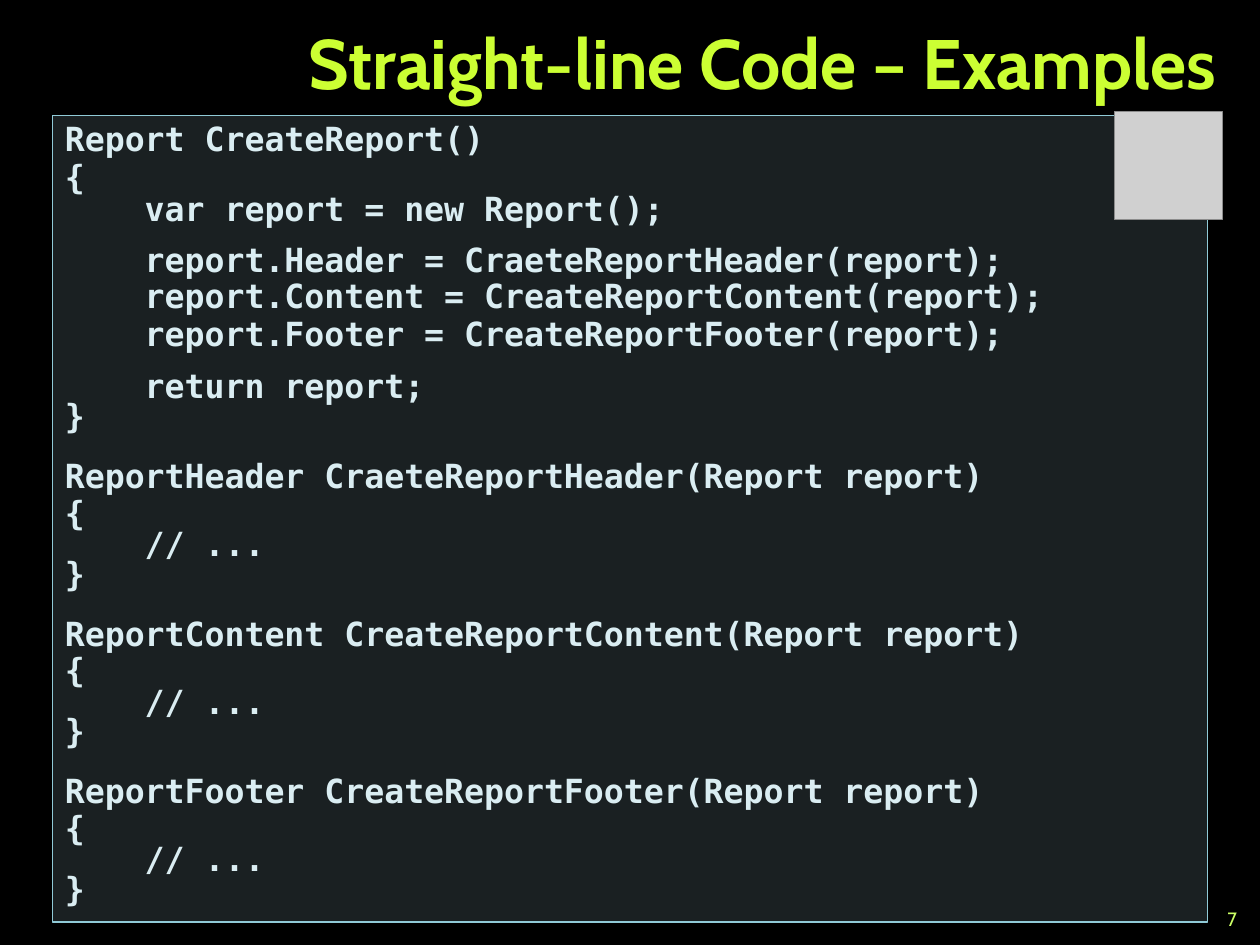
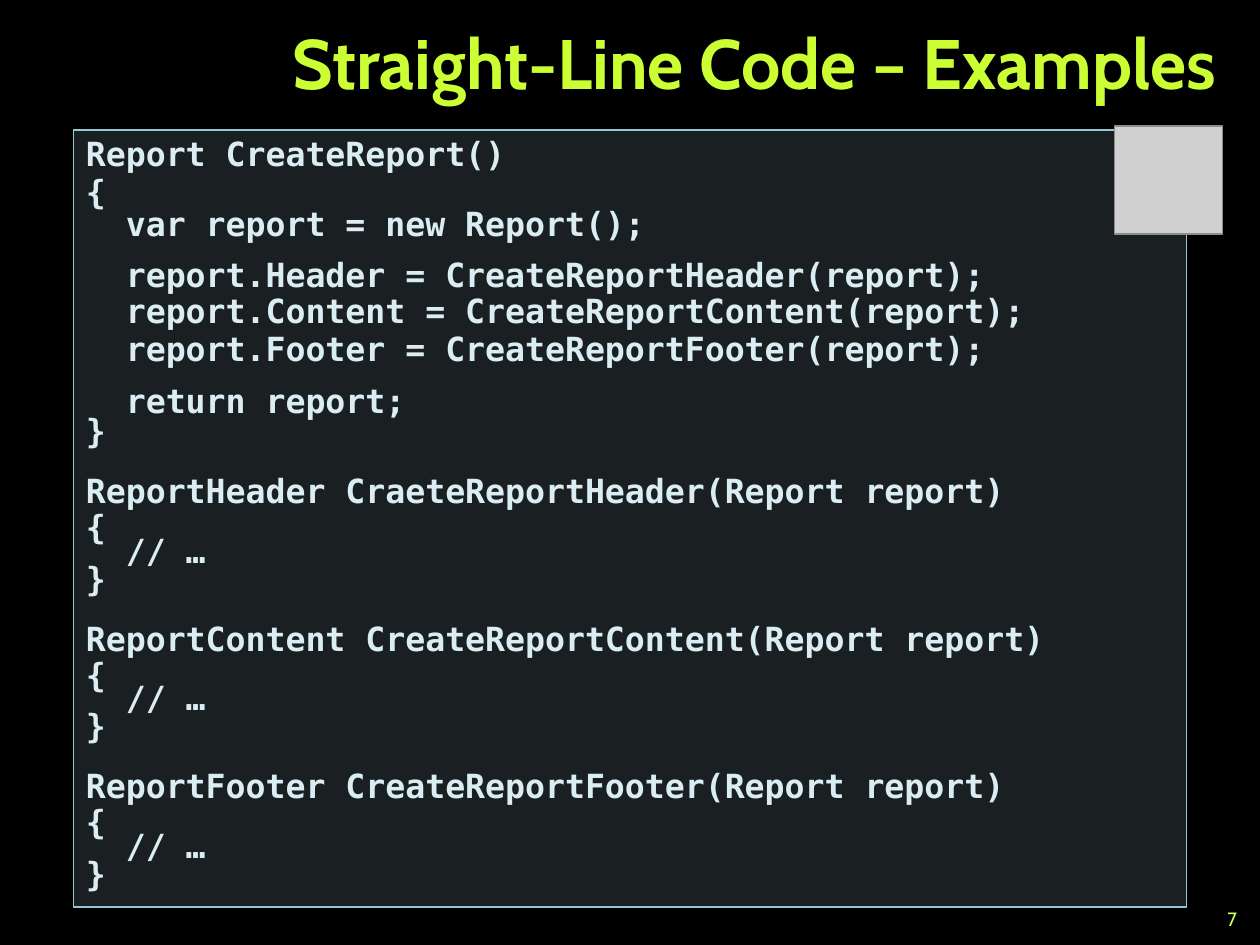
Before and after one commit to NikolayGenov/TelerikAcademy, a slide deck: slide 7 of KPK/Lectures/6. Using Control Structures, Conditional Statements and Loops.pptx. Drawn at 1260x945 pixels with LibreOffice and Linux fonts; fonts in the diff are those of the drawing; grey boxes stand for pictures; background and template pictures are left out. Boxes give left, top, right and bottom in pixels: in the first picture for what was removed or moved away, otherwise in the second. Text is boxed around its words. In the diff, an @@ line names an element or a change of style, - is before the commit and + after.

```diff
--- a/KPK/Lectures/6. Using Control Structures, Conditional Statements and Loops.pptx
+++ b/KPK/Lectures/6. Using Control Structures, Conditional Statements and Loops.pptx
@@ title at (292, 36, 1216, 105): text changed @@
-Straight-line Code – Examples
+Straight-Line Code – Examples
@@ text in rectangle at (73, 130, 1186, 907): text changed @@
-// ...
+// …
@@ text in rectangle at (73, 130, 1186, 907): text changed @@
-// ...
+// …
@@ text in rectangle at (73, 130, 1186, 907): text changed @@
-// ...
+// …
@@ rectangle "Report CreateReport()": place and size @@
-rectangle "Report CreateReport()" at (53, 116, 1208, 922)
+rectangle "Report CreateReport()" at (73, 130, 1186, 907)
@@ picture: place and size @@
-picture at (1114, 111, 1222, 219)
+picture at (1114, 126, 1222, 234)
@@ text in rectangle at (126, 261, 984, 294): text changed @@
-report.Header = CraeteReportHeader(report);
+report.Header = CreateReportHeader(report);
```
Also in this commit, not shown: 45 other slides changed, 17 other files.
